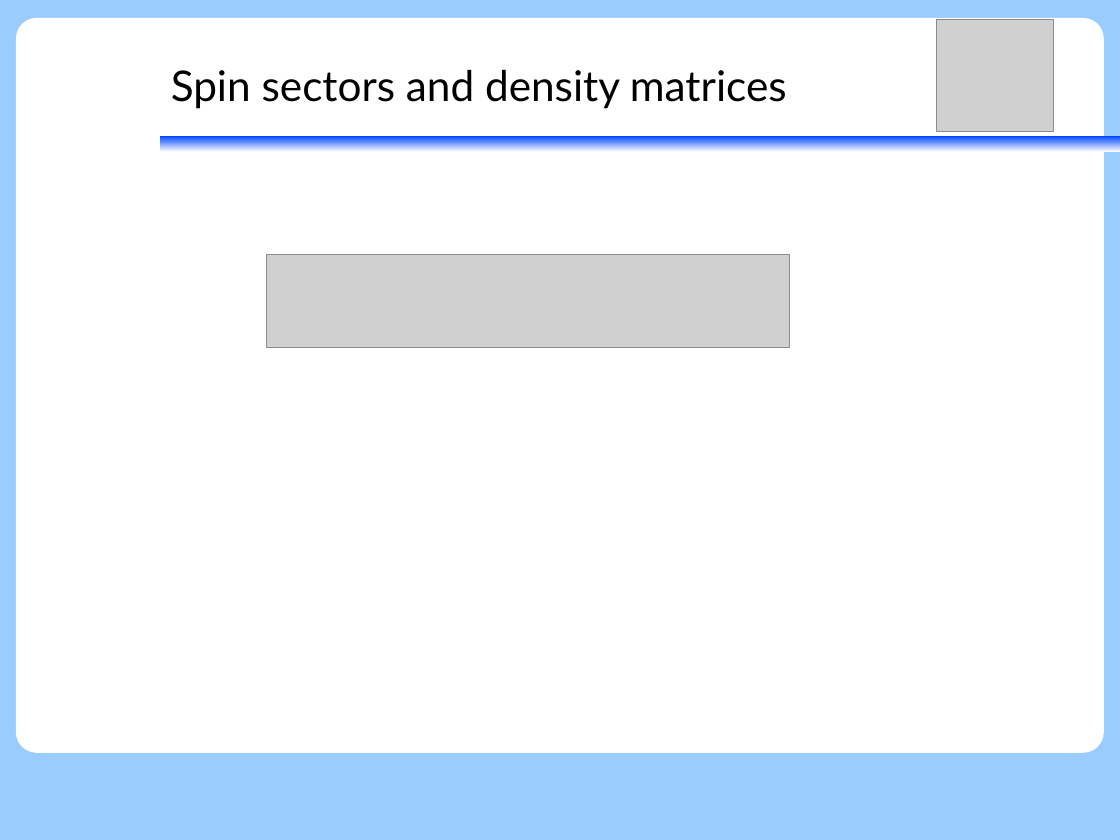
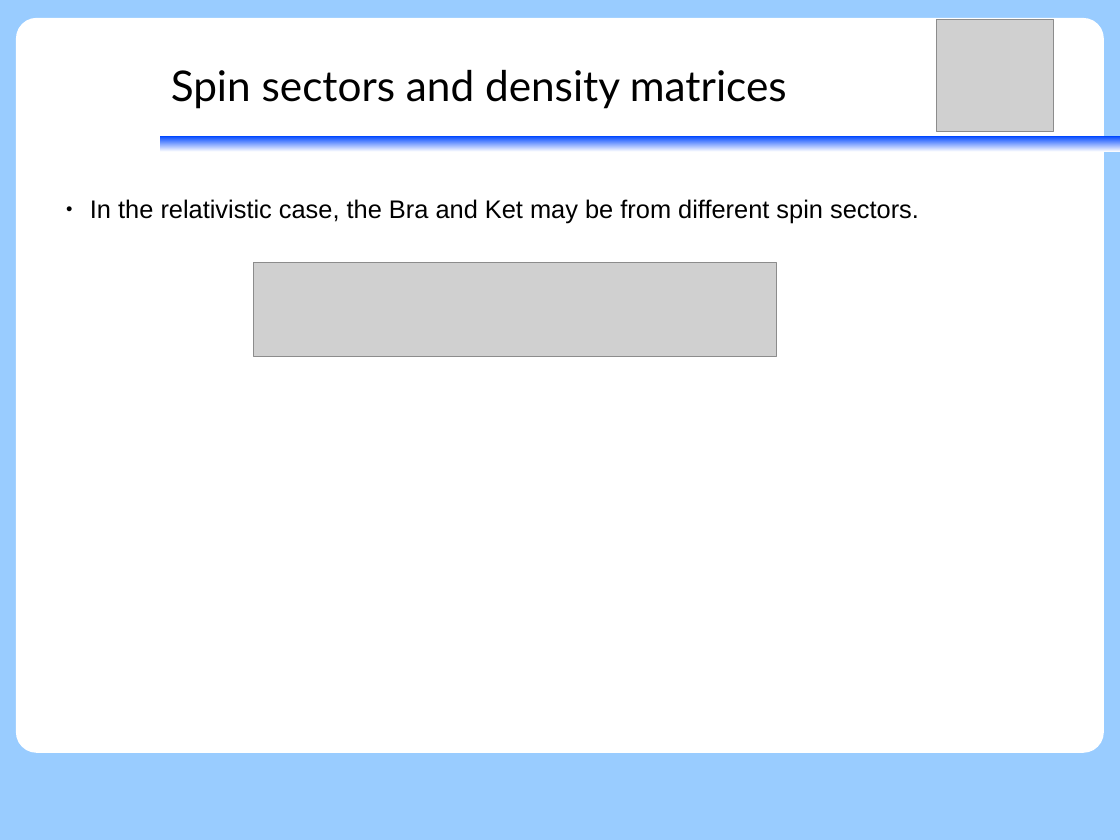
Before and after one commit to peterjohncherry/Presentations-etc, a slide deck: slide 17 of TGROUP_20180313/pjc_theory_group_presentation_part2_V2.odp (slide 12 before the commit). Drawn at 1120x840 pixels with LibreOffice and Linux fonts; fonts in the diff are those of the drawing; grey boxes stand for pictures. Boxes give left, top, right and bottom in pixels: in the first picture for what was removed or moved away, otherwise in the second. Text is boxed around its words. In the diff, an @@ line names an element or a change of style, - is before the commit and + after.

```diff
--- a/TGROUP_20180313/pjc_theory_group_presentation_part2_V2.odp
+++ b/TGROUP_20180313/pjc_theory_group_presentation_part2_V2.odp
@@ text added at (90, 199, 919, 223), 18 pt, text #000000 @@
+● In the relativistic case, the Bra and Ket may be from different spin sectors.
@@ picture: place and size @@
-picture at (267, 254, 791, 348)
+picture at (253, 262, 776, 356)
```
Also in this commit, not shown: 7 other slides changed, 10 slides added, 7 slides removed, 1 other file.
